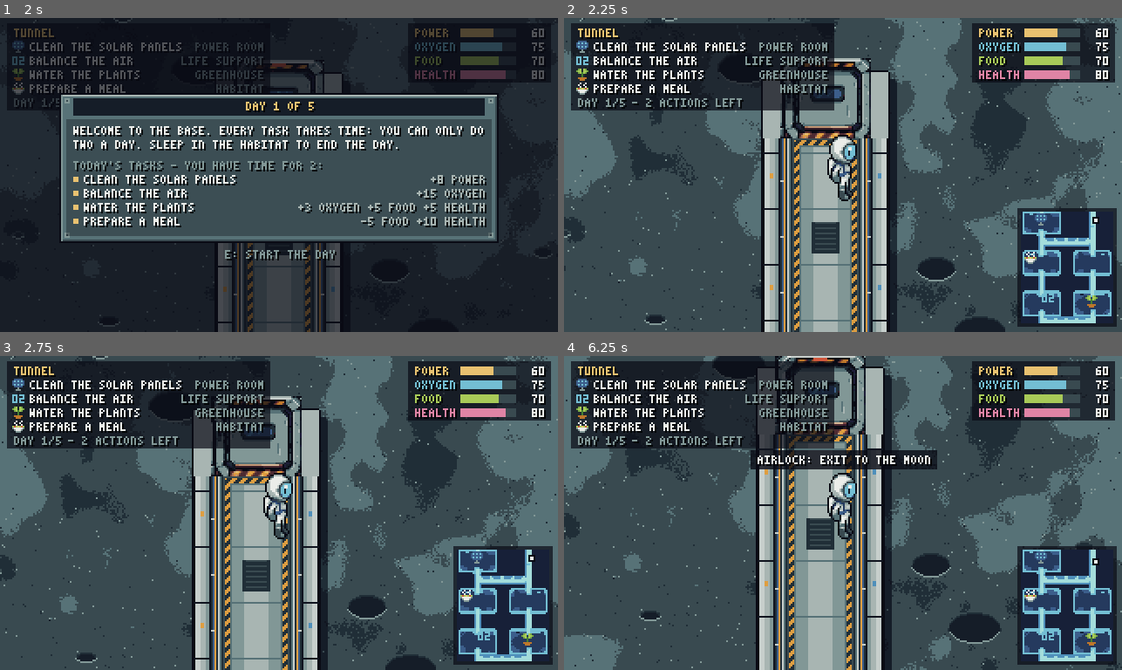
Above: before the commit, frames 1-4 (two rows, left to right).
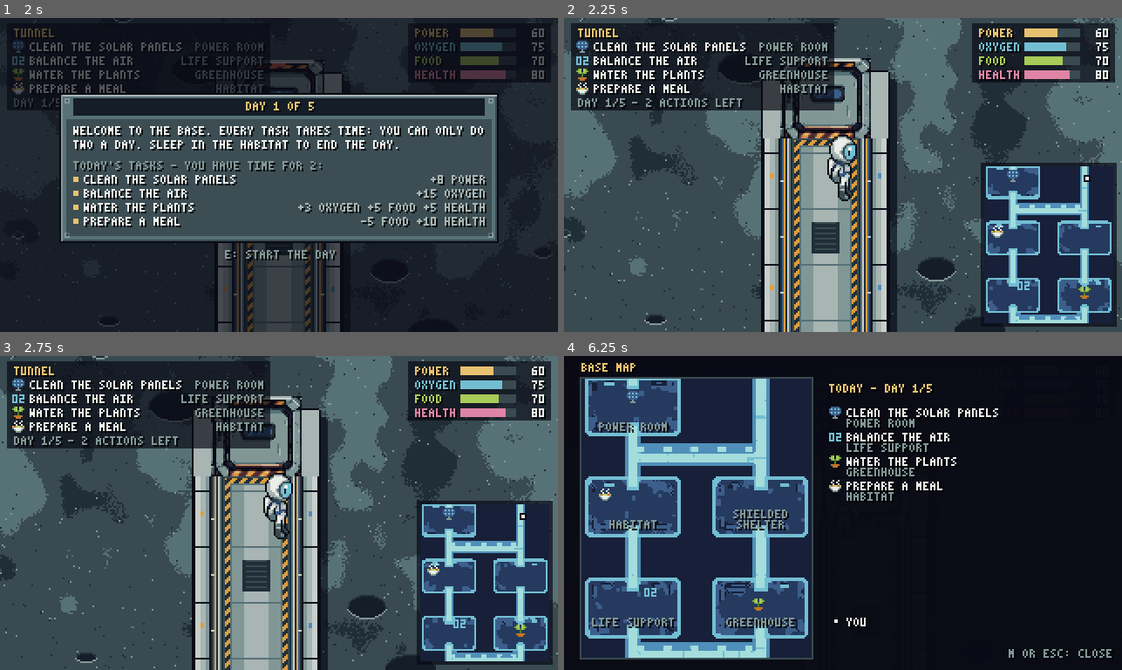
Above: after the commit, the same moments.

Repository: HattoriLoL/Artemis-Adventure
Game: Godot game, scene res://cenas/escolha_pouso.tscn
Two runs of this game, one before a commit and one after it. Both use one fixed random seed, a clock stepped at 60 frames per second and the inputs below.
Inputs (mouse positions are in pixels of both pictures, inside the frame that each line leads up to):
- Up to frame 1 (2 s): tap Enter (ui_accept) at 0.5, 0.77, 1.25, 1.52 s; move the mouse to (401, 159) at 0.52 s; hold D (direita) 0.53-1.28 s; hold E (usar) 0.53-1.28 s; click (401, 159) at 0.67 s; tap X at 0.8, 1.35 s; move the mouse to (167, 190) at 1.27 s; hold S (baixo) from 1.28 s (still down); tap J at 1.55 s
- Up to frame 2 (2.25 s): tap Enter (ui_accept) at 2 s; move the mouse to (898, 105) at 2.02 s; release S (baixo) at 2.03 s; hold D (direita) from 2.03 s (still down); tap X at 2.1 s
- Up to frame 3 (2.75 s): keep holding D (direita); tap J at 2.3 s
- Up to frame 4 (6.25 s): tap Enter (ui_accept) at 2.75, 3.02, 3.77, 4.52, 6.02 s; move the mouse to (815, 575) at 2.77 s; release D (direita) at 2.78 s; hold W (cima) 2.78-3.53 s; tap J at 2.85, 5.3 s; click (815, 575) at 2.92 s; tap E (usar) at 3.05, 4.35, 6.05 s; move the mouse to (1010, 560) at 3.52 s; hold A (esquerda) 3.53-5.03 s; tap Shift (andar) at 3.6 s; tap M (mapa, bound only after the commit) at 3.8, 5.1 s; tap Escape (ui_cancel) at 4.15 s; move the mouse to (675, 465) at 4.27 s; tap X at 4.55, 5.85 s; move the mouse to (870, 513) at 5.02 s; hold S (baixo) 5.03-5.78 s; click (870, 513) at 5.17 s; move the mouse to (759, 434) at 5.77 s; hold D (direita) from 5.78 s (still down)

Frame 1 is identical in both runs. In frame 2, 9.9% of the frame differs, in the area x 74-100%, y 46-99%; in frame 3, 9.9%; in frame 4, 83%, in the area x 0-100%, y 0-100%.

Commit message:
Mapa grande na tecla M e minimapa do canto maior
M abre a planta da base em 132x160 com o nome das salas, as tarefas do dia (feitas apagadas com visto), o
astronauta piscando e a lista do dia ao lado; o astronauta para enquanto ele está aberto (M ou Esc fecha, sem abrir
o menu de pausa). O minimapa do canto passa de 53x64 para 74x90, com os ícones proporcionalmente menores.

Diff:
--- a/jogo/scripts/mapa.gd
+++ b/jogo/scripts/mapa.gd
@@ -15,12 +15,13 @@
 const ESCURO := Color("#394a50")
 const AZUL := Color("#73bed3")
 const SEM_SOL := "NO SUN TODAY: NO EFFECT"
-# minimapa (canto de baixo à direita): a base inteira em 53x64 (arte do PixelAi, ver arte/minimapa.py); cada pixel
-# cobre MINI_ESCALA px do mapa a partir de MINI_ORIGEM
-const TEX_MINIMAPA := preload("res://assets/mapa/minimapa.png")
-const MINI_ORIGEM := Vector2(40, 40)
-const MINI_ESCALA := Vector2(944.0 / 53.0, 1146.0 / 64.0)
-const MINI_POS := Vector2(320 - 5 - 53, 180 - 5 - 64)
+# planta da base (arte do PixelAi, ver arte/minimapa.py) em dois tamanhos: o minimapa do canto de baixo à direita e o
+# mapa da tecla M. A imagem cobre o retângulo PLANTA_ORIGEM + PLANTA_TAM do mapa (salas e túneis), em qualquer tamanho
+const TEX_MINIMAPA := preload("res://assets/mapa/minimapa_grande.png")    # 74x90 (o de 53x64 é minimapa.png)
+const TEX_MAPA_TELA := preload("res://assets/mapa/mapa_tela.png")        # 132x160
+const PLANTA_ORIGEM := Vector2(40, 40)
+const PLANTA_TAM := Vector2(944, 1146)
+const TELA_POS := Vector2(10, 13)                                       # canto do mapa da tecla M
 const CONTORNO := Color("#090a14")
 # a parede de baixo de cada sala e a verga da porta de cima ficam fora do fundo da sala: entram no Y-sort do mapa
 # junto com o astronauta, então ele passa atrás delas (antes ele ficava em cima da parede na porta de baixo)
@@ -46,6 +47,7 @@
 var camada_ui: CanvasLayer
 var ciclo: CicloDias               # ciclo_dias.gd: dias, ações, boletim, noite e fim da missão
 var em_minigame := false
+var mapa_aberto := false           # o mapa grande da tecla M
 var desistir := 0.0                # > 0: o jogador tentou fechar um minigame já começado; de novo = desiste (falha)
 var quadro_desistir := -1          # quadro do primeiro pedido (Esc e clique no X no mesmo quadro não confirmam)
 var aviso_desistir: Control        # o aviso por cima do minigame
@@ -109,7 +111,7 @@
 
 func _entradas() -> void:
 	var m := {"esquerda": [KEY_A, KEY_LEFT], "direita": [KEY_D, KEY_RIGHT], "cima": [KEY_W, KEY_UP],
-		"baixo": [KEY_S, KEY_DOWN], "correr": [KEY_SHIFT], "usar": [KEY_E, KEY_X, KEY_J, KEY_ENTER]}
+		"baixo": [KEY_S, KEY_DOWN], "correr": [KEY_SHIFT], "usar": [KEY_E, KEY_X, KEY_J, KEY_ENTER], "mapa": [KEY_M]}
 	for acao in m:
 		if InputMap.has_action(acao):
 			continue
@@ -268,7 +270,7 @@
 
 
 func pode_pausar() -> bool:
-	return not em_minigame and not fim and Engine.get_process_frames() != quadro_fechou_minigame
+	return not em_minigame and not fim and not mapa_aberto and Engine.get_process_frames() != quadro_fechou_minigame
 
 
 func _avisar(txt: String) -> void:
@@ -368,8 +370,15 @@
 	var it := _perto(interacoes, usadas)
 	if demo:
 		_demo(delta)
-	if dormindo or em_minigame or fim or ciclo.ocupado():
+	if mapa_aberto:
+		if Input.is_action_just_pressed("mapa") or Input.is_action_just_pressed("ui_cancel"):
+			mapa_aberto = false
+			travar(false)
+	elif dormindo or em_minigame or fim or ciclo.ocupado() or escuro > 0.0:
 		pass
+	elif Input.is_action_just_pressed("mapa") and not demo:
+		mapa_aberto = true
+		travar(true)
 	elif not tf.is_empty() and (Input.is_action_just_pressed("usar") or (demo and _bot_usa(tf))):
 		_usar(tf)
 	elif not it.is_empty() and (Input.is_action_just_pressed("usar") or (demo and _bot_usa(it))):
@@ -630,6 +639,9 @@
 	Fonte.desenhar(hud, "- " + acoes, Vector2(8 + Fonte.largura(rodape) + 4, y), cor_acoes)
 	_desenha_recursos()
 	_desenha_minimapa()
+	if mapa_aberto:
+		_desenha_mapa_tela()
+		return
 	var tf := _perto(tarefas, feitas)
 	if tf.is_empty():
 		tf = _perto(interacoes, usadas)
@@ -654,36 +666,93 @@
 		Fonte.centralizado(hud, aviso, 160, 57, BRANCO)
 
 
-## Minimapa no canto de baixo à direita: a base inteira, o ícone de cada tarefa que dá para fazer agora (o mesmo da
-## lista no canto de cima) e o astronauta em branco. As tarefas são as mesmas da
-## seta amarela: oferecidas hoje, não feitas, com ação sobrando.
-## Some com os minigames, os painéis do dia (boletim, noite, fim) e enquanto ele dorme.
+## Minimapa no canto de baixo à direita: a planta pequena com o ícone de cada tarefa que dá para fazer agora (o mesmo
+## da lista no canto de cima; as mesmas da seta amarela) e o astronauta em branco. Some com os minigames, os painéis do
+## dia (boletim, noite, fim), o mapa da tecla M e enquanto ele dorme.
 func _desenha_minimapa() -> void:
-	if em_minigame or fim or dormindo or escuro > 0.0 or ciclo.ocupado():
+	if em_minigame or fim or dormindo or escuro > 0.0 or ciclo.ocupado() or mapa_aberto:
 		return
-	var tam := TEX_MINIMAPA.get_size()
-	hud.draw_rect(Rect2(MINI_POS - Vector2(2, 2), tam + Vector2(4, 4)), Color(0.035, 0.04, 0.08, 0.7))
-	hud.draw_texture(TEX_MINIMAPA, MINI_POS)
+	var canto := Vector2(320 - 5, 180 - 5) - TEX_MINIMAPA.get_size()
+	hud.draw_rect(Rect2(canto - Vector2(2, 2), TEX_MINIMAPA.get_size() + Vector2(4, 4)), Color(0.035, 0.04, 0.08, 0.7))
+	_desenha_planta(TEX_MINIMAPA, canto, false)
+
+
+## Mapa da tecla M: a planta grande com o nome das salas, todas as tarefas do dia (feitas apagadas com visto) e, ao
+## lado, a lista do dia com os mesmos ícones. O astronauta fica parado enquanto ele está aberto (M ou Esc fecha).
+func _desenha_mapa_tela() -> void:
+	hud.draw_rect(Rect2(0, 0, 320, 180), Color(0.035, 0.04, 0.08, 0.98))
+	Fonte.desenhar(hud, "BASE MAP", Vector2(TELA_POS.x, 4), AMARELO)
+	var tam := TEX_MAPA_TELA.get_size()
+	hud.draw_rect(Rect2(TELA_POS - Vector2(1, 1), tam + Vector2(2, 2)), ESCURO)
+	_desenha_planta(TEX_MAPA_TELA, TELA_POS, true)
+	for nome in salas:                         # nome da sala embaixo, dentro dela
+		var s: Dictionary = salas[nome]
+		var tam_sala := Vector2(s["dados"]["tamanho"][0], s["dados"]["tamanho"][1])
+		var p := _na_planta(s["pos"] + Vector2(tam_sala.x / 2.0, tam_sala.y), TEX_MAPA_TELA, TELA_POS)
+		var cor := CINZA if nome != sala_atual else BRANCO
+		var titulo := _titulo_sala(nome)
+		var largura_sala := tam_sala.x * TEX_MAPA_TELA.get_size().x / PLANTA_TAM.x
+		if Fonte.largura(titulo) > largura_sala - 6 and " " in titulo:     # nome comprido: duas linhas
+			var partes := titulo.split(" ", false, 1)
+			Fonte.centralizado(hud, partes[0], p.x, p.y - 15, cor)
+			Fonte.centralizado(hud, partes[1], p.x, p.y - 9, cor)
+		else:
+			Fonte.centralizado(hud, titulo, p.x, p.y - 9, cor)
+	# a lista do dia
+	var x := TELA_POS.x + tam.x + 10
+	var y := 16.0
+	Fonte.desenhar(hud, "TODAY - DAY %d/%d" % [Missao.dia, ciclo.total_dias()], Vector2(x, y), AMARELO)
+	for id in ciclo.hoje:
+		var tf := _tarefa(id)
+		if tf.is_empty():
+			continue
+		y += 14
+		var feito := feitas.has(id)
+		var pode := ciclo.disponivel(id) and not feito
+		var ic: Texture2D = tf.get("icone")
+		if ic:
+			hud.draw_texture(ic, Vector2(x, y - 1), Color.WHITE if pode else Color(1, 1, 1, 0.35))
+			if feito:
+				_visto(Vector2(x + 2, y + 1))
+		Fonte.desenhar(hud, str(tf["texto"]), Vector2(x + 10, y), BRANCO if pode else CINZA)
+		Fonte.desenhar(hud, _titulo_sala(tf["sala"]), Vector2(x + 10, y + 6), ESCURO if not pode else CINZA)
+	Fonte.desenhar(hud, "YOU", Vector2(x + 10, 150), BRANCO)
+	hud.draw_rect(Rect2(x + 2, 150, 4, 4), CONTORNO)
+	hud.draw_rect(Rect2(x + 3, 151, 2, 2), BRANCO)
+	var fechar := "M OR ESC: CLOSE"
+	Fonte.desenhar(hud, fechar, Vector2(320 - 6 - Fonte.largura(fechar), 168), CINZA)
+
+
+## A planta (minimapa ou mapa da tecla M) com o canto em canto: ícones das tarefas e o astronauta. Com todas, mostra
+## também as tarefas do dia já feitas ou sem ação sobrando (apagadas; feita com visto), senão só as que dá para fazer.
+func _desenha_planta(tex: Texture2D, canto: Vector2, todas: bool) -> void:
+	hud.draw_texture(tex, canto)
 	var aceso := fmod(t, 0.8) < 0.55
 	for id in ciclo.hoje:
-		if feitas.has(id) or not ciclo.disponivel(id):
+		var feito := feitas.has(id)
+		var pode := ciclo.disponivel(id) and not feito
+		if not pode and not todas:
 			continue
 		var tf := _tarefa(id)
 		if tf.is_empty():
 			continue
-		var m := _no_minimapa(tf["pos"])
+		var m := _na_planta(tf["pos"], tex, canto)
 		var ic: Texture2D = tf.get("icone")
 		if ic:                                     # o mesmo ícone da lista, sozinho (sem moldura nem fundo)
 			var tam_ic := ic.get_size()
 			var meio := (tam_ic / 2.0).floor()
-			var c := m.clamp(MINI_POS + meio, MINI_POS + TEX_MINIMAPA.get_size() - tam_ic + meio)
-			hud.draw_texture(ic, c - meio)
-		elif aceso:
+			var c := m.clamp(canto + meio, canto + tex.get_size() - tam_ic + meio)
+			hud.draw_texture(ic, c - meio, Color.WHITE if pode else Color(1, 1, 1, 0.35))
+			if feito:
+				_visto(c - meio + Vector2(2, 2))
+		elif aceso and pode:
 			hud.draw_rect(Rect2(m + Vector2(-1, -2), Vector2(3, 5)), CONTORNO)    # cruz amarela com contorno
 			hud.draw_rect(Rect2(m + Vector2(-2, -1), Vector2(5, 3)), CONTORNO)
 			hud.draw_rect(Rect2(m + Vector2(0, -1), Vector2(1, 3)), AMARELO)
 			hud.draw_rect(Rect2(m + Vector2(-1, 0), Vector2(3, 1)), AMARELO)
-	var j := _no_minimapa(jogador.global_position)
+	if todas and not aceso:                    # no mapa grande o astronauta pisca, para achar rápido
+		return
+	var j := _na_planta(jogador.global_position, tex, canto)
 	hud.draw_rect(Rect2(j - Vector2(1, 1), Vector2(4, 4)), CONTORNO)
 	hud.draw_rect(Rect2(j, Vector2(2, 2)), BRANCO)
 
@@ -697,11 +766,10 @@
 		hud.draw_rect(Rect2(p + q, Vector2.ONE), VERDE)
 
 
-## Posição no mapa -> pixel do minimapa na tela (preso dentro dele).
-func _no_minimapa(pos: Vector2) -> Vector2:
-	var p := ((pos - MINI_ORIGEM) / MINI_ESCALA).floor()
-	p = p.clamp(Vector2.ZERO, TEX_MINIMAPA.get_size() - Vector2.ONE)
-	return MINI_POS + p
+## Posição no mapa -> pixel da planta tex desenhada com o canto em canto (preso dentro dela).
+func _na_planta(pos: Vector2, tex: Texture2D, canto: Vector2) -> Vector2:
+	var p := ((pos - PLANTA_ORIGEM) * tex.get_size() / PLANTA_TAM).floor()
+	return canto + p.clamp(Vector2.ZERO, tex.get_size() - Vector2.ONE)
 
 
 ## Faixa embaixo da tela, por cima do minigame: fechar agora é desistir, e a tarefa conta como falha.
Binary file added: jogo/assets/mapa/mapa_tela.png
Not shown, added: jogo/assets/mapa/mapa_tela.png.import
Binary file added: jogo/assets/mapa/minimapa_grande.png
Not shown, added: jogo/assets/mapa/minimapa_grande.png.import
